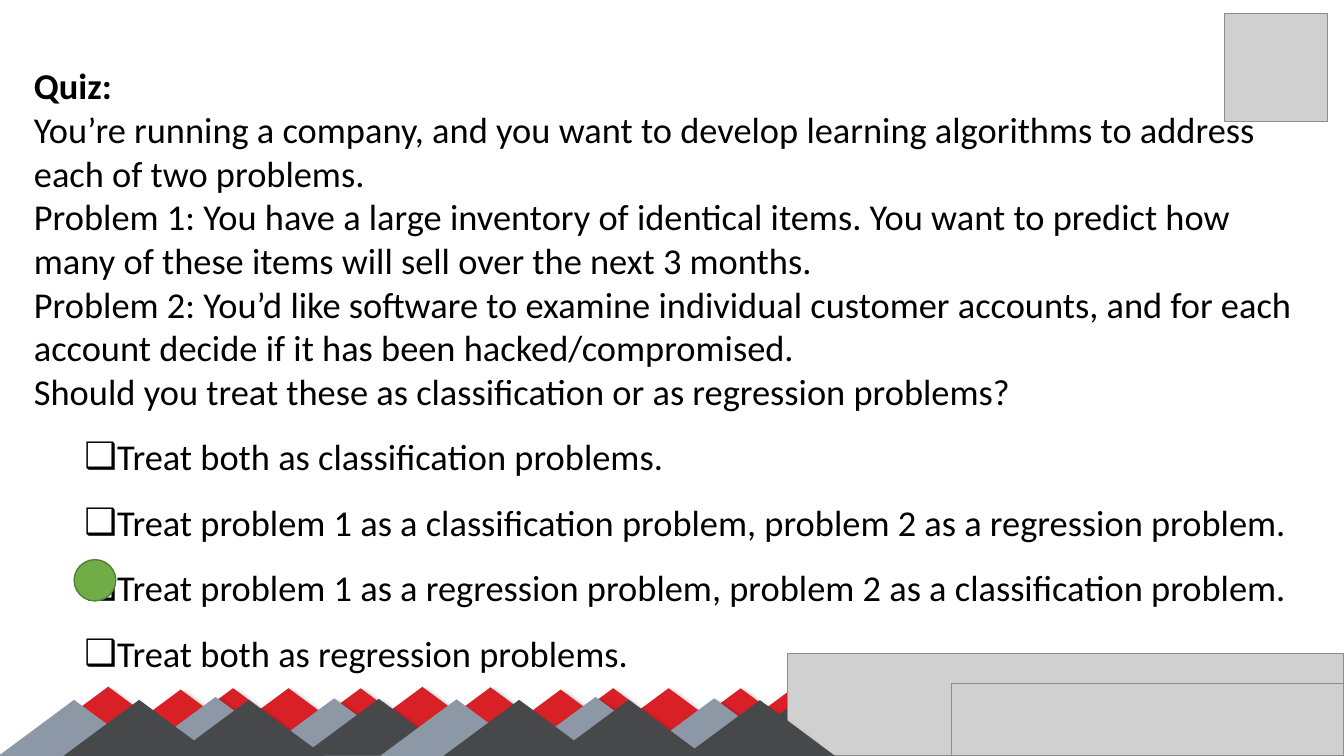
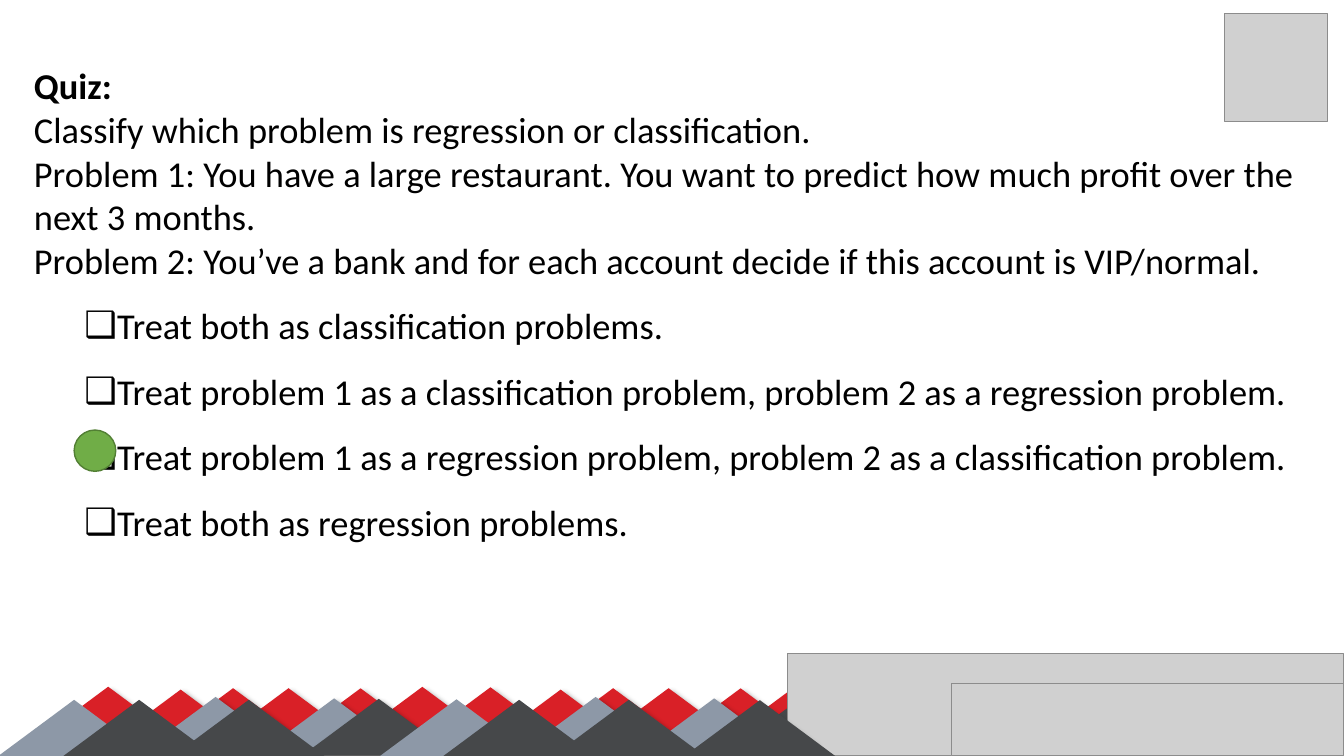
Before and after one commit to SalmaGira/machine-learning-workshop-Kvector, a slide deck: slide 14 of Sessions/Session 1/Session_01.pptx (slide 16 before the commit). Drawn at 1344x756 pixels with LibreOffice and Linux fonts; fonts in the diff are those of the drawing; grey boxes stand for pictures. Boxes give left, top, right and bottom in pixels: in the first picture for what was removed or moved away, otherwise in the second. Text is boxed around its words. In the diff, an @@ line names an element or a change of style, - is before the commit and + after.

```diff
--- a/Sessions/Session 1/Session_01.pptx
+++ b/Sessions/Session 1/Session_01.pptx
@@ text at (x1=34, y1=117, x2=1293, y2=276): text changed @@
-You’re running a company, and you want to develop learning algorithms to address each of two problems.
-Problem 1: You have a large inventory of identical items. You want to predict how many of these items will sell over the next 3 months.
-Problem 2: You’d like software to examine individual customer accounts, and for each account decide if it has been hacked/compromised.
-Should you treat these as classification or as regression problems?
+Classify which problem is regression or classification.
+Problem 1: You have a large restaurant. You want to predict how much profit over the next 3 months.
+Problem 2: You’ve a bank and for each account decide if this account is VIP/normal.
@@ ellipse moved from (x1=75, y1=560, x2=116, y2=601) to (x1=75, y1=431, x2=116, y2=472) @@
```
Also in this commit, not shown: 5 other slides changed, 9 slides added, 3 slides removed.
